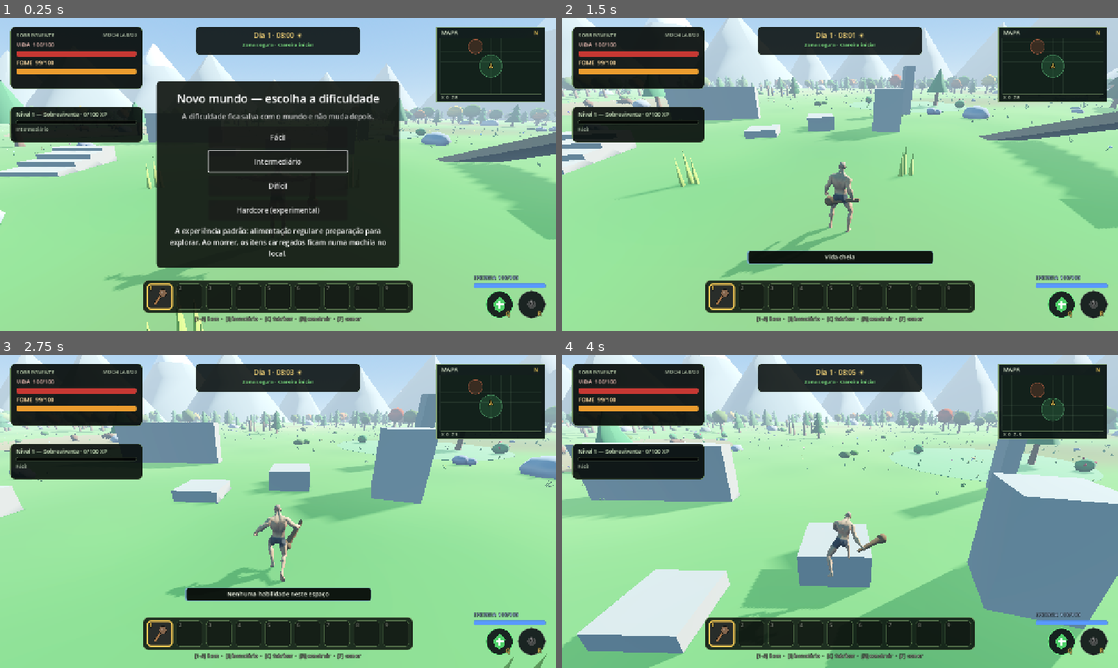
Above: before the commit, frames 1-4 (two rows, left to right).
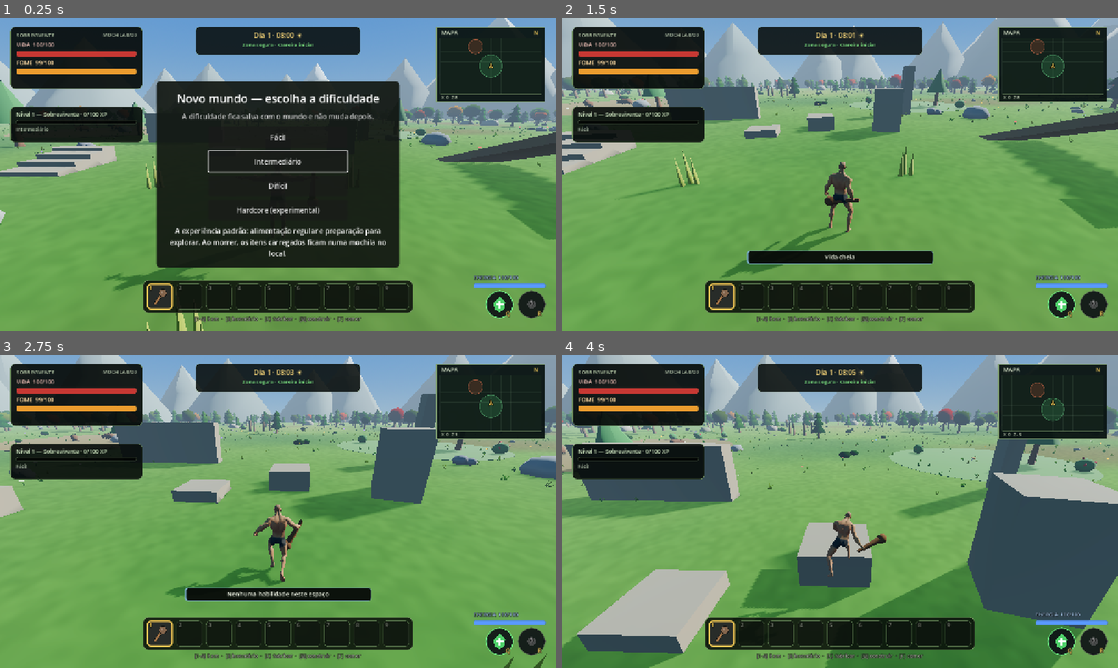
Above: after the commit, the same moments.

Repository: omagalha/Wildbound
Game: Godot game, scene res://scenes/main/main.tscn
Two runs of this game, one before a commit and one after it. Both use one fixed random seed, a clock stepped at 60 frames per second and the inputs below.
Inputs (mouse positions are in pixels of both pictures, inside the frame that each line leads up to):
- Up to frame 1 (0.25 s): no input
- Up to frame 2 (1.5 s): click "Fácil" at 0.5 s; tap Enter at 1.25 s; move the mouse to (867, 174) at 1.27 s; hold W (move_forward) from 1.28 s (still down); tap Q (ability_1) at 1.35 s; click (867, 174) at 1.42 s
- Up to frame 3 (2.75 s): keep holding W (move_forward); tap Space (jump) at 1.52, 2.27 s; move the mouse to (250, 511) at 2.02 s; tap R (ability_2) at 2.1 s
- Up to frame 4 (4 s): keep holding W (move_forward); move the mouse to (851, 505) at 2.77 s; click (851, 505) at 2.85 s; move the mouse to (834, 517) at 3.52 s; tap Mouse wheel up (build_cycle_snap) at 3.6 s; click (834, 517) at 3.67 s; tap Space (jump) at 3.77 s

The runs differ from the first frame. In frame 1, 53% of the frame differs, in the area x 0-100%, y 0-100%; in frame 2, 78%; in frame 3, 77%; in frame 4, 79%.

Commit message:
Visual: cores corretas, volume na folhagem e luz mais viva
- Corrige o shader da folhagem: a cor das instâncias vinha em sRGB e era
  usada como linear, deixando árvores, grama e flores lavadas.
- Folhagem com degradê (base escura, ponta clara), variação de tom por
  região, contraluz e normais puxadas para cima (grama sem lados azuis).
- Chão com mais tons (musgo, terra, áreas secas) e textura fina.
- Luz: tonemap ACES, contraste e saturação, céu mais azul, sol mais
  forte, névoa mais leve, luz ambiente neutra.
- Flores com pétalas e miolo amarelo; grama mais densa; rochas quentes.
- Indicador de interação com tamanho fixo na tela.
- Inventário mostra só os itens que você tem.

Co-Authored-By: Claude Opus 5.5 <noreply@anthropic.com>

Diff:
--- a/resources/shaders/foliage.gdshader
+++ b/resources/shaders/foliage.gdshader
@@ -1,22 +1,52 @@
 shader_type spatial;
 render_mode cull_disabled, diffuse_lambert, specular_disabled;
-// Folhagem low-poly com cor por instância (MultiMesh) e balanço de vento.
-// O balanço cresce com a altura local do vértice: a base fica parada.
+// Folhagem low-poly com cor por instância (MultiMesh), vento e sombreamento falso:
+// a base de cada peça (copa, camada do pinheiro, tufo de grama) fica mais escura,
+// a ponta mais clara, e a cor varia um pouco pelo mundo. Barato e dá volume.
 
 uniform float sway_strength = 0.06;
 uniform float sway_speed = 1.6;
 uniform float base_height = 0.0;
 uniform float sway_height = 1.0;
+// Quanto a base escurece (0 = nada) e quanto a ponta clareia.
+uniform float base_darkness = 0.45;
+uniform float tip_lightness = 0.18;
+// Brilho de contraluz nas bordas (folhas finas contra o sol).
+uniform float rim_strength = 0.18;
+// Quanto a normal é puxada para cima: folhas finas e grama recebem luz como
+// uma superfície virada para o céu, sem lados escuros/azulados (1 = grama).
+uniform float normal_up_blend = 0.35;
+
+varying float height_ratio;
+varying vec3 world_pos;
+
+float hash(vec2 p) {
+	return fract(sin(dot(p, vec2(127.1, 311.7))) * 43758.5453);
+}
 
 void vertex() {
 	vec3 wp = (MODEL_MATRIX * vec4(VERTEX, 1.0)).xyz;
+	world_pos = wp;
 	float w = clamp((VERTEX.y - base_height) / max(sway_height, 0.001), 0.0, 1.0);
+	height_ratio = w;
 	float phase = TIME * sway_speed + wp.x * 0.35 + wp.z * 0.27;
 	VERTEX.x += sin(phase) * sway_strength * w;
 	VERTEX.z += cos(phase * 0.8) * sway_strength * 0.6 * w;
 }
 
 void fragment() {
-	ALBEDO = COLOR.rgb;
+	// A cor da instância vem em sRGB; ALBEDO espera linear.
+	vec3 base = pow(COLOR.rgb, vec3(2.2));
+	// variação suave por região (manchas de tom no mundo)
+	float n = hash(floor(world_pos.xz * 0.15));
+	base *= mix(0.92, 1.08, n);
+	float g = smoothstep(0.0, 1.0, height_ratio);
+	vec3 col = mix(base * (1.0 - base_darkness), base * (1.0 + tip_lightness), g);
+	ALBEDO = col;
 	ROUGHNESS = 1.0;
+	vec3 n_face = FRONT_FACING ? NORMAL : -NORMAL;
+	vec3 up_view = normalize((VIEW_MATRIX * vec4(0.0, 1.0, 0.0, 0.0)).xyz);
+	NORMAL = normalize(mix(n_face, up_view, normal_up_blend));
+	float rim = pow(1.0 - clamp(dot(NORMAL, VIEW), 0.0, 1.0), 3.0);
+	EMISSION = base * rim * rim_strength * g;
 }
--- a/resources/shaders/ground.gdshader
+++ b/resources/shaders/ground.gdshader
@@ -1,11 +1,13 @@
 shader_type spatial;
 render_mode diffuse_lambert, specular_disabled;
-// Chão da floresta: manchas de grama em dois tons e áreas secas, em coordenadas de mundo.
+// Chão da floresta: manchas de grama em vários tons, musgo, áreas secas, terra e
+// um pontilhado fino que dá textura de perto, tudo em coordenadas de mundo.
 
-uniform vec3 color_a : source_color = vec3(0.33, 0.53, 0.25);
-uniform vec3 color_b : source_color = vec3(0.44, 0.63, 0.29);
-uniform vec3 color_dry : source_color = vec3(0.60, 0.60, 0.35);
-uniform vec3 color_dirt : source_color = vec3(0.45, 0.37, 0.25);
+uniform vec3 color_a : source_color = vec3(0.27, 0.47, 0.2);
+uniform vec3 color_b : source_color = vec3(0.4, 0.6, 0.25);
+uniform vec3 color_dry : source_color = vec3(0.6, 0.58, 0.32);
+uniform vec3 color_dirt : source_color = vec3(0.42, 0.33, 0.22);
+uniform vec3 color_moss : source_color = vec3(0.2, 0.38, 0.2);
 
 varying vec3 world_pos;
 
@@ -27,12 +29,16 @@
 
 void fragment() {
 	vec2 p = world_pos.xz;
-	float n = vnoise(p * 0.06) * 0.6 + vnoise(p * 0.21) * 0.4;
+	float n = vnoise(p * 0.05) * 0.5 + vnoise(p * 0.17) * 0.3 + vnoise(p * 0.6) * 0.2;
 	vec3 c = mix(color_a, color_b, n);
+	c = mix(c, color_moss, smoothstep(0.55, 0.8, vnoise(p * 0.03 + 5.0)) * 0.6);
 	float dry = vnoise(p * 0.013 + 17.0);
-	c = mix(c, color_dry, smoothstep(0.58, 0.82, dry) * 0.75);
+	c = mix(c, color_dry, smoothstep(0.6, 0.85, dry) * 0.7);
 	float dirt = vnoise(p * 0.035 + 41.0);
-	c = mix(c, color_dirt, smoothstep(0.78, 0.92, dirt) * 0.6);
+	c = mix(c, color_dirt, smoothstep(0.8, 0.93, dirt) * 0.65);
+	// pontilhado fino: folhinhas e sombras miúdas
+	float speck = vnoise(p * 3.5);
+	c *= mix(0.94, 1.05, speck);
 	ALBEDO = c;
 	ROUGHNESS = 1.0;
 }
--- a/scenes/world/test_world.tscn
+++ b/scenes/world/test_world.tscn
@@ -5,8 +5,8 @@
 [ext_resource type="Script" path="res://scripts/world/day_night_cycle.gd" id="3_daynight"]
 
 [sub_resource type="ProceduralSkyMaterial" id="SkyMaterial"]
-sky_top_color = Color(0.32, 0.55, 0.85, 1)
-sky_horizon_color = Color(0.72, 0.83, 0.92, 1)
+sky_top_color = Color(0.2, 0.45, 0.85, 1)
+sky_horizon_color = Color(0.62, 0.78, 0.92, 1)
 ground_bottom_color = Color(0.25, 0.3, 0.22, 1)
 ground_horizon_color = Color(0.72, 0.83, 0.92, 1)
 
@@ -17,15 +17,23 @@
 background_mode = 2
 sky = SubResource("Sky_main")
 ambient_light_source = 3
-ambient_light_energy = 0.6
-tonemap_mode = 2
+ambient_light_color = Color(0.62, 0.66, 0.58, 1)
+ambient_light_sky_contribution = 0.55
+ambient_light_energy = 0.5
+tonemap_mode = 4
+tonemap_white = 6.0
 glow_enabled = true
-glow_intensity = 0.4
-glow_bloom = 0.05
+glow_intensity = 0.5
+glow_strength = 0.9
+glow_bloom = 0.04
+glow_hdr_threshold = 1.1
 fog_enabled = true
-fog_light_color = Color(0.72, 0.82, 0.9, 1)
-fog_density = 0.0045
-fog_sky_affect = 0.25
+fog_light_color = Color(0.7, 0.8, 0.9, 1)
+fog_density = 0.0032
+fog_sky_affect = 0.15
+adjustment_enabled = true
+adjustment_contrast = 1.1
+adjustment_saturation = 1.18
 
 [sub_resource type="ShaderMaterial" id="Mat_ground"]
 shader = ExtResource("1_ground")
@@ -151,7 +159,7 @@
 
 [node name="Sun" type="DirectionalLight3D" parent="."]
 transform = Transform3D(0.8192, 0, -0.5736, -0.4394, 0.6428, -0.6275, 0.3687, 0.766, 0.5265, 0, 20, 0)
-light_energy = 0.95
+light_energy = 1.15
 shadow_enabled = true
 shadow_opacity = 0.75
 directional_shadow_mode = 1
--- a/scripts/ui/interaction_marker.gd
+++ b/scripts/ui/interaction_marker.gd
@@ -113,9 +113,10 @@
 	_key = Label3D.new()
 	_key.name = "Key"
 	_key.text = "E"
-	_key.font_size = 64
+	_key.font_size = 48
 	_key.outline_size = 16
-	_key.pixel_size = 0.004
+	_key.pixel_size = 0.001
+	_key.fixed_size = true  # mesmo tamanho na tela, perto ou longe
 	_key.billboard = BaseMaterial3D.BILLBOARD_ENABLED
 	_key.no_depth_test = true
 	_key.modulate = Color(1, 1, 1)
--- a/scripts/ui/inventory_summary.gd
+++ b/scripts/ui/inventory_summary.gd
@@ -134,6 +134,7 @@
 		var card: Dictionary = _cards[id]
 		(card["amount"] as Label).text = str(quantity) if quantity > 0 else "—"
 		(card["panel"] as PanelContainer).modulate = Color.WHITE if quantity > 0 else Color(1, 1, 1, 0.34)
+		(card["panel"] as PanelContainer).visible = quantity > 0  # só o que você tem
 		if card.has("icon"):
 			(card["icon"] as ItemIcon).dimmed = quantity <= 0
 		if animate_changes and quantity != old_quantity:
--- a/scripts/world/day_night_cycle.gd
+++ b/scripts/world/day_night_cycle.gd
@@ -30,8 +30,8 @@
 
 # Paletas: [topo do céu, horizonte, cor da luz, energia da luz, energia ambiente, névoa]
 const PALETTE_NIGHT := [Color(0.03, 0.05, 0.13), Color(0.10, 0.13, 0.24), Color(0.55, 0.65, 1.0), 0.22, 0.28, Color(0.08, 0.10, 0.18)]
-const PALETTE_DAWN := [Color(0.30, 0.38, 0.62), Color(0.95, 0.62, 0.42), Color(1.0, 0.72, 0.5), 0.65, 0.45, Color(0.85, 0.65, 0.55)]
-const PALETTE_DAY := [Color(0.30, 0.54, 0.86), Color(0.72, 0.84, 0.93), Color(1.0, 0.97, 0.9), 1.0, 0.6, Color(0.72, 0.82, 0.9)]
+const PALETTE_DAWN := [Color(0.28, 0.34, 0.6), Color(1.0, 0.6, 0.38), Color(1.0, 0.7, 0.45), 0.8, 0.42, Color(0.85, 0.62, 0.5)]
+const PALETTE_DAY := [Color(0.2, 0.45, 0.85), Color(0.62, 0.78, 0.92), Color(1.0, 0.95, 0.85), 1.2, 0.5, Color(0.7, 0.8, 0.9)]
 
 
 func _ready() -> void:
--- a/scripts/world/forest_generator.gd
+++ b/scripts/world/forest_generator.gd
@@ -22,7 +22,7 @@
 @export var rock_count: int = 140
 @export var bush_count: int = 420
 ## Tufos de grama (cada um com 3 a 5 folhas).
-@export var grass_count: int = 6000
+@export var grass_count: int = 8000
 @export var flower_count: int = 1600
 @export var mountain_count: int = 28
 ## Lado de cada pedaço de MultiMesh.
@@ -176,7 +176,7 @@
 	var base := Vector3(p.x, 0, p.y)
 	var basis := Basis(Vector3.UP, yaw).scaled(Vector3.ONE * s)
 	_push("pine_trunk", p, Transform3D(basis, base + Vector3(0, 0.9 * s, 0)), Color(0.42, 0.29, 0.19))
-	var green := Color.from_hsv(_rng.randf_range(0.30, 0.38), _rng.randf_range(0.45, 0.62), _rng.randf_range(0.30, 0.42))
+	var green := Color.from_hsv(_rng.randf_range(0.27, 0.33), _rng.randf_range(0.5, 0.66), _rng.randf_range(0.46, 0.6))
 	var layers := [[1.9, 1.0], [2.9, 0.78], [3.75, 0.55]]
 	for layer in layers:
 		var ls: float = layer[1]
@@ -194,7 +194,7 @@
 	if autumn:
 		crown = Color.from_hsv(_rng.randf_range(0.03, 0.12), _rng.randf_range(0.65, 0.85), _rng.randf_range(0.65, 0.85))
 	else:
-		crown = Color.from_hsv(_rng.randf_range(0.22, 0.32), _rng.randf_range(0.45, 0.65), _rng.randf_range(0.38, 0.55))
+		crown = Color.from_hsv(_rng.randf_range(0.2, 0.29), _rng.randf_range(0.5, 0.7), _rng.randf_range(0.42, 0.58))
 	var main := Basis(Vector3.UP, yaw).scaled(Vector3(s, s * _rng.randf_range(0.85, 1.1), s))
 	_push("oak_crown", p, Transform3D(main, base + Vector3(0, 2.9 * s, 0)), crown)
 	var side_dir := Vector3(cos(yaw), 0, sin(yaw)) * 0.8 * s
@@ -228,8 +228,8 @@
 			continue
 		var scale := Vector3(radius * _rng.randf_range(0.9, 1.3), radius * _rng.randf_range(0.55, 0.9), radius * _rng.randf_range(0.9, 1.3))
 		var basis := Basis.from_euler(Vector3(_rng.randf_range(-0.25, 0.25), _rng.randf() * TAU, _rng.randf_range(-0.25, 0.25))).scaled(scale)
-		var grey := _rng.randf_range(0.45, 0.62)
-		var tint := Color(grey, grey * 1.01, grey * 1.04)
+		var grey := _rng.randf_range(0.5, 0.66)
+		var tint := Color(grey * 1.04, grey, grey * 0.94)  # cinza quente
 		if _rng.randf() < 0.3:
 			tint = tint.lerp(Color(0.4, 0.52, 0.3), 0.35)  # musgo
 		_push("rock", p, Transform3D(basis, Vector3(p.x, scale.y * 0.25, p.y)), tint)
@@ -263,7 +263,7 @@
 	var p := Vector2(_rng.randf_range(-half_size, half_size), _rng.randf_range(-half_size, half_size))
 	if p.length() < grass_clear_radius:
 		return
-	var c := Color.from_hsv(_rng.randf_range(0.22, 0.30), _rng.randf_range(0.45, 0.65), _rng.randf_range(0.42, 0.6))
+	var c := Color.from_hsv(_rng.randf_range(0.2, 0.27), _rng.randf_range(0.6, 0.8), _rng.randf_range(0.48, 0.62))
 	var s := _rng.randf_range(0.7, 1.3)
 	for blade in _rng.randi_range(3, 5):
 		var offset := Vector2.from_angle(_rng.randf() * TAU) * _rng.randf_range(0.0, 0.14)
@@ -285,6 +285,7 @@
 	var basis := Basis(Vector3.UP, _rng.randf() * TAU).scaled(Vector3.ONE * _rng.randf_range(0.8, 1.3))
 	_push("flower_stem", p, Transform3D(basis, Vector3(p.x, 0, p.y)), Color(0.3, 0.55, 0.25))
 	_push("flower", p, Transform3D(basis, Vector3(p.x, 0.26, p.y)), palette[idx])
+	_push("flower_center", p, Transform3D(basis, Vector3(p.x, 0.285, p.y)), Color(1.0, 0.85, 0.25))
 
 
 # ---------- horizonte ----------
@@ -391,7 +392,12 @@
 	grass.radial_segments = 3
 	grass.rings = 0
 	# Origem na base: desloca a malha para cima pela metade da altura.
-	_register("grass", _lifted(grass, 0.16), _foliage_material(0.07, 0.0, 0.32), detail_view_distance)
+	var grass_mat := _foliage_material(0.07, 0.0, 0.32)
+	grass_mat.set_shader_parameter("base_darkness", 0.3)
+	grass_mat.set_shader_parameter("normal_up_blend", 0.75)
+	grass_mat.set_shader_parameter("tip_lightness", 0.08)
+	grass_mat.set_shader_parameter("rim_strength", 0.0)
+	_register("grass", _lifted(grass, 0.16), grass_mat, detail_view_distance)
 
 	var stem := CylinderMesh.new()
 	stem.top_radius = 0.012
@@ -399,14 +405,30 @@
 	stem.height = 0.26
 	stem.radial_segments = 3
 	stem.rings = 0
-	_register("flower_stem", _lifted(stem, 0.13), _foliage_material(0.05, 0.0, 0.26), detail_view_distance)
-
-	var flower := SphereMesh.new()
-	flower.radius = 0.07
-	flower.height = 0.09
+	var stem_mat := _foliage_material(0.05, 0.0, 0.26)
+	stem_mat.set_shader_parameter("normal_up_blend", 1.0)
+	stem_mat.set_shader_parameter("rim_strength", 0.0)
+	_register("flower_stem", _lifted(stem, 0.13), stem_mat, detail_view_distance)
+
+	var flower := CylinderMesh.new()  # corola: disco de 5 pétalas
+	flower.top_radius = 0.11
+	flower.bottom_radius = 0.06
+	flower.height = 0.035
 	flower.radial_segments = 5
-	flower.rings = 2
-	_register("flower", flower, _foliage_material(0.05, -0.3, 0.3), detail_view_distance)
+	flower.rings = 0
+	var flower_mat := _foliage_material(0.05, -0.3, 0.3)
+	flower_mat.set_shader_parameter("base_darkness", 0.1)
+	flower_mat.set_shader_parameter("normal_up_blend", 0.8)
+	flower_mat.set_shader_parameter("rim_strength", 0.0)
+	_register("flower", flower, flower_mat, detail_view_distance)
+	var center := SphereMesh.new()
+	center.radius = 0.035
+	center.height = 0.05
+	center.radial_segments = 5
+	center.rings = 2
+	var center_mat := _foliage_material(0.05, -0.3, 0.3)
+	center_mat.set_shader_parameter("base_darkness", 0.0)
+	_register("flower_center", center, center_mat, detail_view_distance)
 
 
 func _register(kind: String, mesh: Mesh, material: Material, view_distance: float) -> void:
@@ -481,7 +503,7 @@
 		mmi.visibility_range_end = _view[kind]
 		mmi.visibility_range_end_margin = 8.0
 		mmi.visibility_range_fade_mode = GeometryInstance3D.VISIBILITY_RANGE_FADE_SELF
-		if kind in ["grass", "flower", "flower_stem", "bush"]:
+		if kind in ["grass", "flower", "flower_stem", "flower_center", "bush"]:
 			mmi.cast_shadow = GeometryInstance3D.SHADOW_CASTING_SETTING_OFF
 		_visual_root.add_child(mmi)
 	_batches.clear()
